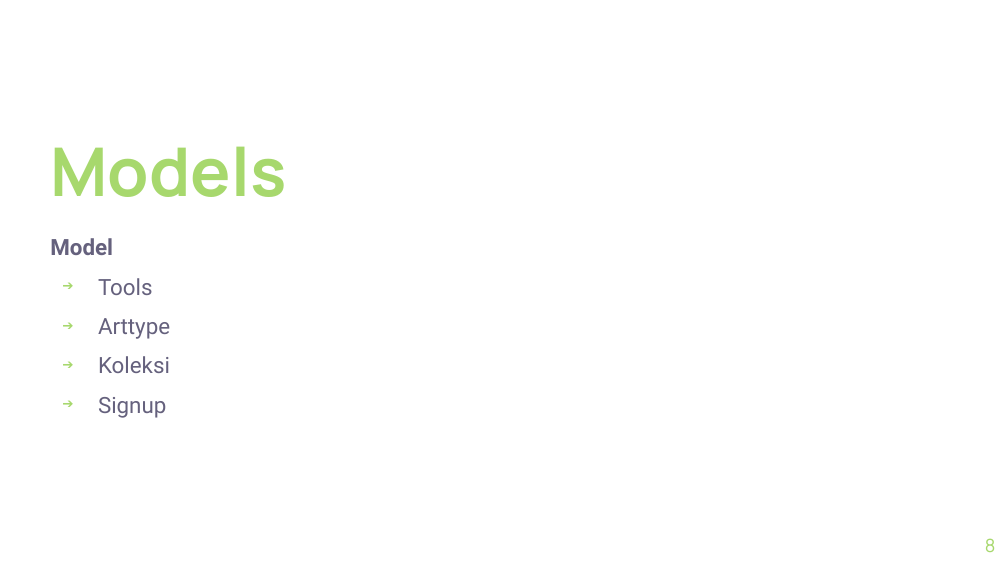
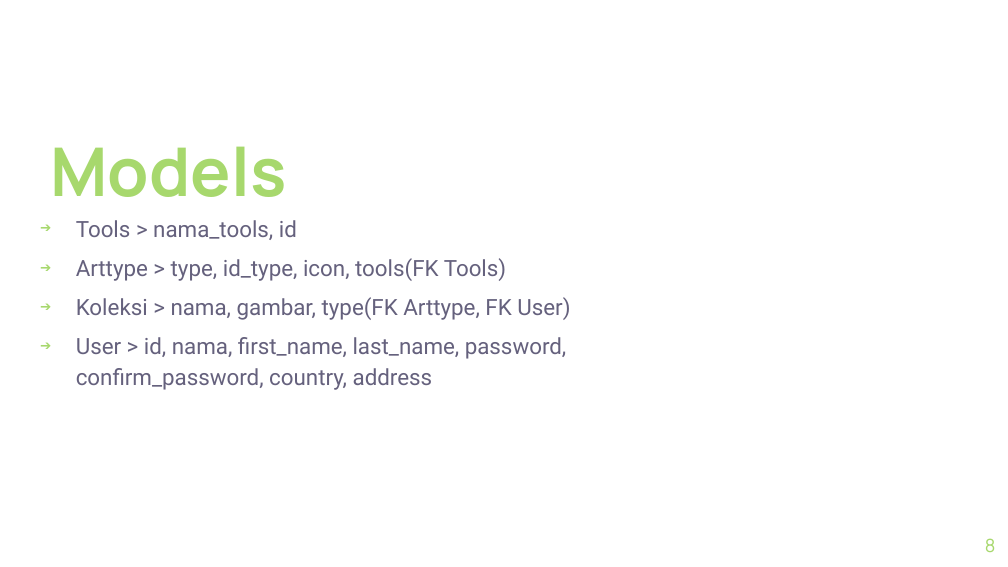
Before and after one commit to diarfathur/web_project, a slide deck: slide 8 of Pair Project Presentation.pptx. Drawn at 1008x567 pixels with LibreOffice and Linux fonts; fonts in the diff are those of the drawing; background and template pictures are left out. Boxes give left, top, right and bottom in pixels: in the first picture for what was removed or moved away, otherwise in the second. Text is boxed around its words. In the diff, an @@ line names an element or a change of style, - is before the commit and + after.

```diff
--- a/Pair Project Presentation.pptx
+++ b/Pair Project Presentation.pptx
@@ text at (76, 220, 570, 390): text changed @@
-Model
-➔ Tools
-➔ Arttype
-➔ Koleksi
-➔ Signup
+➔ Tools > nama_tools, id
+➔ Arttype > type, id_type, icon, tools(FK Tools)
+➔ Koleksi > nama, gambar, type(FK Arttype, FK User)
+➔ User > id, nama, first_name, last_name, password, confirm_password, country, address
```
Also in this commit, not shown: 3 other slides changed, 1 slide added, 1 slide removed.
